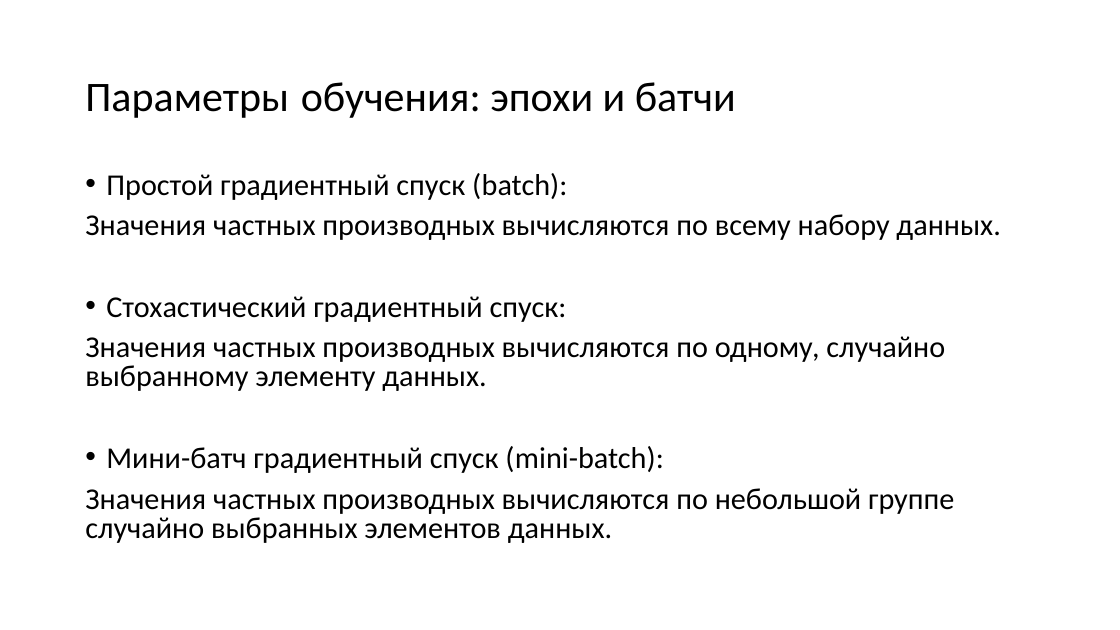
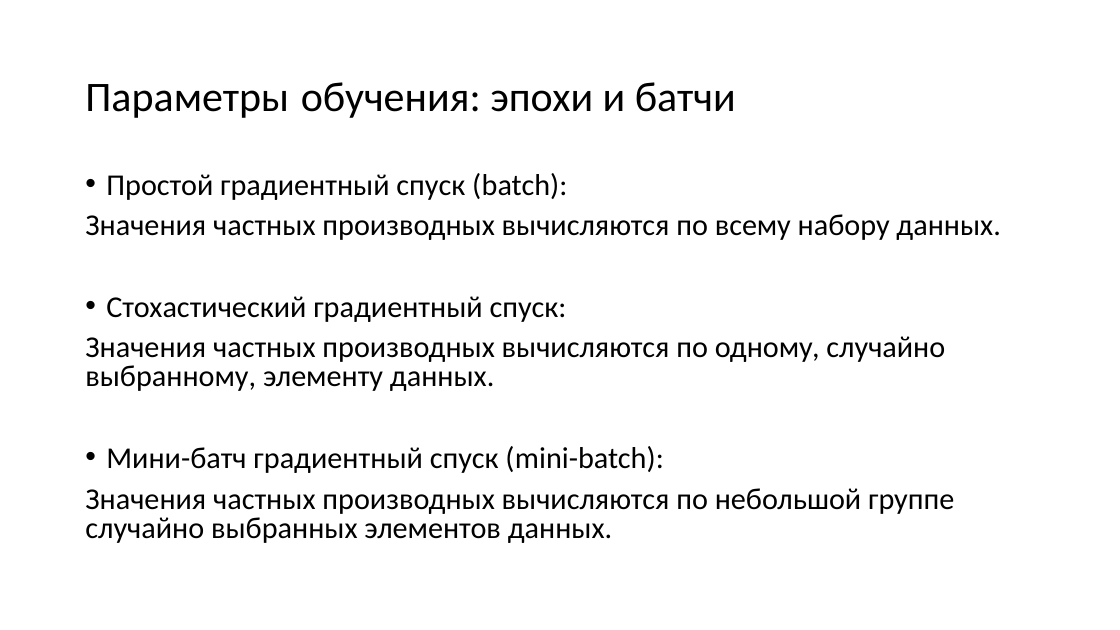
Before and after one commit to mosalov/AI_main_lectures, a slide deck: slide 22 of Лекция 10 24_03_2021.pptx. Drawn at 1120x630 pixels with LibreOffice and Linux fonts; fonts in the diff are those of the drawing. Boxes give left, top, right and bottom in pixels: in the first picture for what was removed or moved away, otherwise in the second. Text is boxed around its words. In the diff, an @@ line names an element or a change of style, - is before the commit and + after.

```diff
--- a/Лекция 10 24_03_2021.pptx
+++ b/Лекция 10 24_03_2021.pptx
@@ text at <box>85,336,945,391</box>: text changed @@
-Значения частных производных вычисляются по одному, случайно выбранному элементу данных.
+Значения частных производных вычисляются по одному, случайно выбранному, элементу данных.
```
Also in this commit, not shown: 3 other slides changed.
